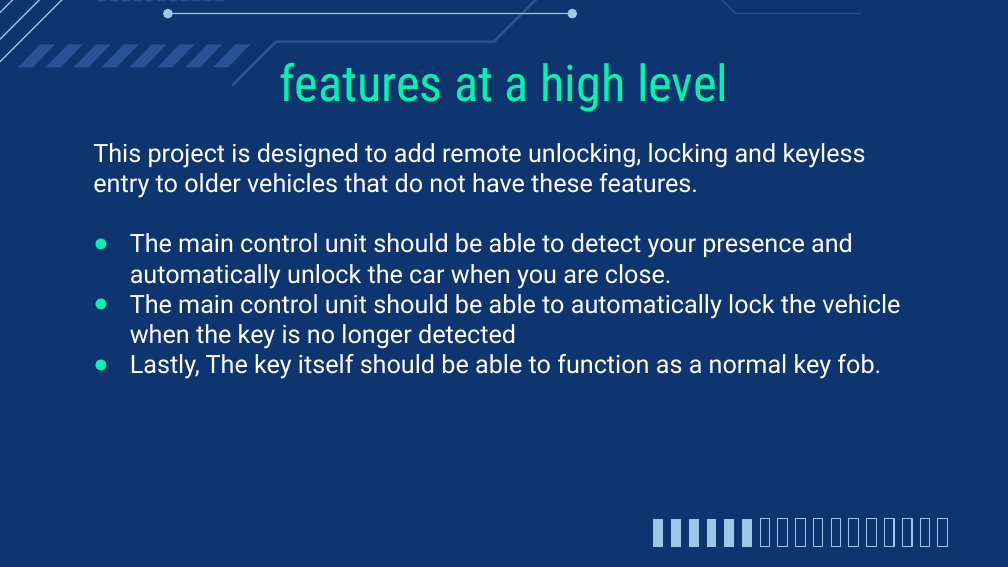
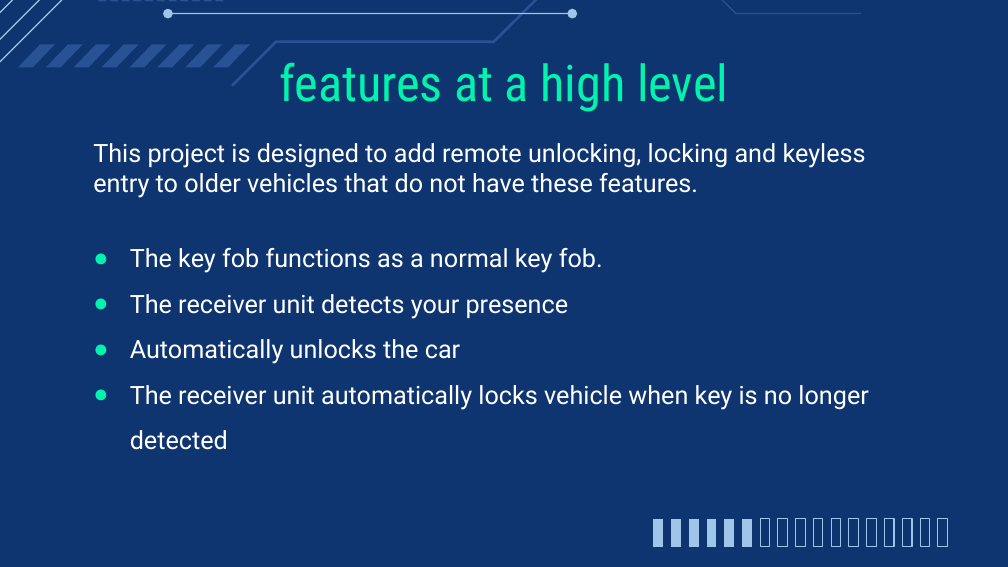
Before and after one commit to Hanover-CS/HC23-Isaac-Bevis-Senior-Project, a slide deck: slide 3 of Presentation/CS461 Proposal.pptx. Drawn at 1008x567 pixels with LibreOffice and Linux fonts; fonts in the diff are those of the drawing. Boxes give left, top, right and bottom in pixels: in the first picture for what was removed or moved away, otherwise in the second. Text is boxed around its words. In the diff, an @@ line names an element or a change of style, - is before the commit and + after.

Commit message:
Update presentation close #11

```diff
--- a/Presentation/CS461 Proposal.pptx
+++ b/Presentation/CS461 Proposal.pptx
@@ text at <box>130,248,868,450</box>: text changed @@
-● The main control unit should be able to detect your presence and automatically unlock the car when you are close.
-● The main control unit should be able to automatically lock the vehicle when the key is no longer detected
-● Lastly, The key itself should be able to function as a normal key fob.
+● The key fob functions as a normal key fob.
+● The receiver unit detects your presence
+● Automatically unlocks the car
+● The receiver unit automatically locks vehicle when key is no longer detected
```
Also in this commit, not shown: 3 other slides changed.
